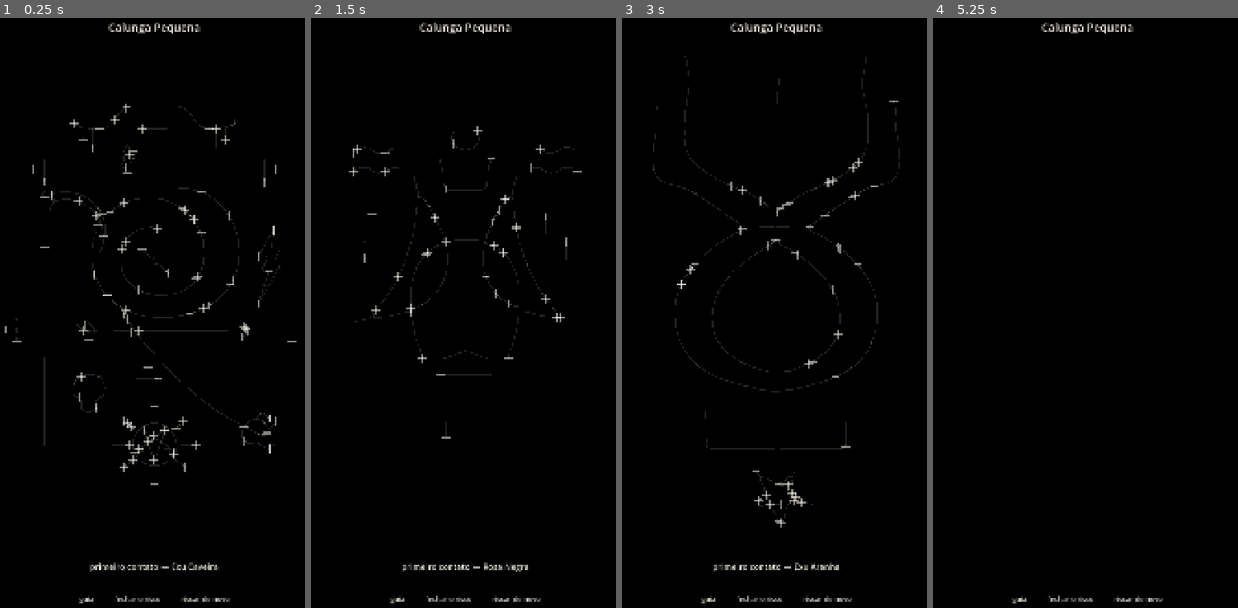
Above: before the commit, frames 1-4 (left to right).
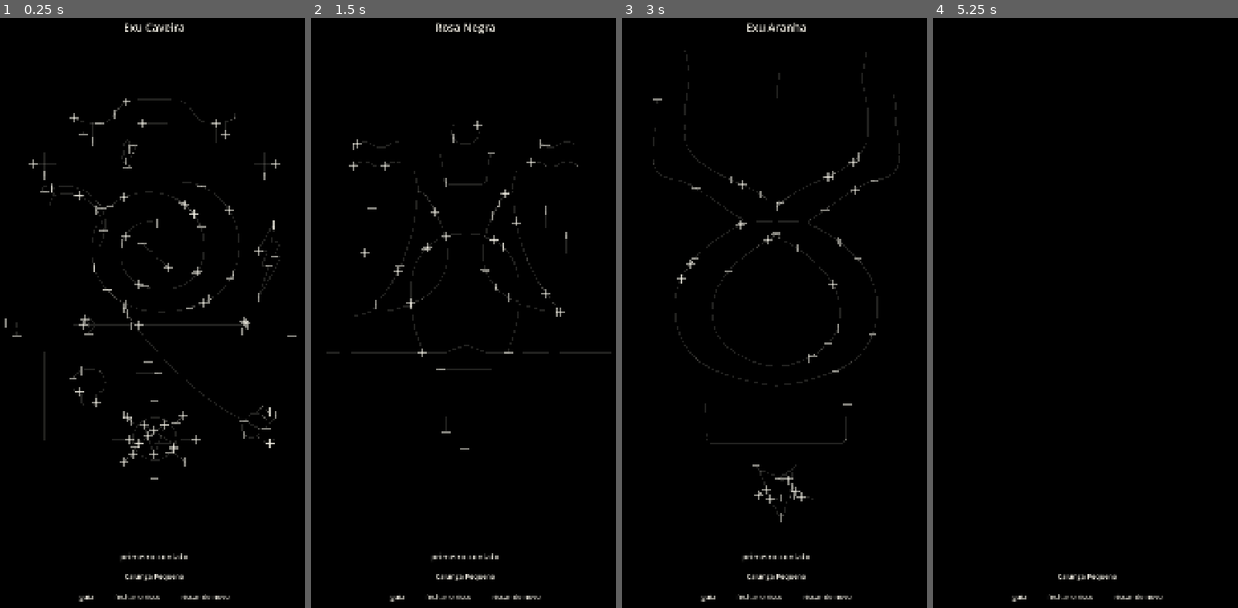
Above: after the commit, the same moments.

Repository: morphysm/BARCO
Game: Godot game, scene res://scenes/risco.tscn
Same seed, same stepped clock (60 frames per second), same inputs: the game is played once before the commit and once after it.
Inputs:
- Up to frame 1 (0.25 s): no input
- Up to frame 2 (1.5 s): click "riscar de novo" at 0.5 s; click "guia" at 1.25 s
- Up to frame 3 (3 s): click "fechar o risco" at 2 s; click "guia" at 2.75 s
- Up to frame 4 (5.25 s): click "fechar o risco" at 3.5 s; click "riscar de novo" at 4.25 s; click "guia" at 5 s

The runs differ from the first frame. In frame 1, 5.4% of the frame differs, in the area x 1-98%, y 0-100%; in frame 2, 3.6%; in frame 3, 4.2%; in frame 4, 0.7%.

Commit message:
Troca: o nome da entidade em cima, o reino em baixo
O alto so nomeia quem o risco nomeou. Enquanto nao ha veredito fica
vazio, e num risco `face_indefinida` ou `abandonado` continua vazio — o
app nao revela quem atendeu (SPEC.md §5.3).

Co-Authored-By: Claude Opus 5 <noreply@anthropic.com>
Claude-Session: https://claude.ai/code/session_01SC7sH4GDne2bVDKqb8trML

Diff:
--- a/client/scripts/ui/risco_screen.gd
+++ b/client/scripts/ui/risco_screen.gd
@@ -11,7 +11,7 @@
 ## Faixas reservadas a pagina impressa: o nome em cima, os rotulos em
 ## baixo. O `ponto` nunca entra nelas.
 const FAIXA_TOPO := 96.0
-const FAIXA_BASE := 210.0
+const FAIXA_BASE := 246.0
 const COR_MARCA := Color(0.937, 0.925, 0.882, 0.55)
 const COR_GUIA := Color(0.937, 0.925, 0.882, 0.14)
 const COR_TINTA := Color(0.937, 0.925, 0.882)
@@ -24,6 +24,7 @@
 var _tracos_no: Node2D
 var _rotulo: Label
 var _titulo: Label
+var _lugar: Label
 var _botao_fechar: Button
 var _botao_refazer: Button
 var _botao_guia: Button
@@ -73,7 +74,10 @@
 	var folha := CanvasLayer.new()
 	add_child(folha)
 
-	_titulo = _texto(irmandade.nome, 34)
+	# Em cima, sempre o nome da entidade. Em baixo, o lugar que ela
+	# responde. Enquanto nao se sabe quem atendeu, o alto fica vazio: nao
+	# se anuncia uma entidade antes de o risco a nomear.
+	_titulo = _texto("", 34)
 	_titulo.set_anchors_preset(Control.PRESET_TOP_WIDE)
 	_titulo.offset_top = 48
 	_titulo.horizontal_alignment = HORIZONTAL_ALIGNMENT_CENTER
@@ -81,15 +85,22 @@
 
 	_rotulo = _texto("", 26)
 	_rotulo.set_anchors_preset(Control.PRESET_BOTTOM_WIDE)
-	_rotulo.offset_top = -190
-	_rotulo.offset_bottom = -120
+	_rotulo.offset_top = -222
+	_rotulo.offset_bottom = -164
 	_rotulo.horizontal_alignment = HORIZONTAL_ALIGNMENT_CENTER
 	folha.add_child(_rotulo)
 
+	_lugar = _texto(irmandade.nome, 22)
+	_lugar.set_anchors_preset(Control.PRESET_BOTTOM_WIDE)
+	_lugar.offset_top = -158
+	_lugar.offset_bottom = -122
+	_lugar.horizontal_alignment = HORIZONTAL_ALIGNMENT_CENTER
+	folha.add_child(_lugar)
+
 	var barra := HBoxContainer.new()
 	barra.set_anchors_preset(Control.PRESET_BOTTOM_WIDE)
-	barra.offset_top = -104
-	barra.offset_bottom = -40
+	barra.offset_top = -110
+	barra.offset_bottom = -46
 	barra.offset_left = 40
 	barra.offset_right = -40
 	barra.add_theme_constant_override("separation", 20)
@@ -183,16 +194,18 @@
 ## Quando o risco nao nomeia ninguem, o app nao explica por que — e nao
 ## anuncia a `hora_asmodeica` de forma alguma (SPEC.md §5.3, §6.2).
 func _ler(r: RiscoResultado) -> String:
-	var linhas := ["firmeza %d" % r.firmeza]
-	if not r.indefinida and r.entidade_slug != "":
-		var e := irmandade.entidade_por_slug(r.entidade_slug)
-		if e != null:
-			linhas.append(e.nome)
-	return "\n".join(linhas)
+	# Quem atendeu vai para o alto, nao para aqui. Quando ninguem atendeu,
+	# o alto fica vazio — o app nao revela nada (SPEC.md §5.3).
+	var e: Entidade = null
+	if not r.indefinida and not r.abandonado and r.entidade_slug != "":
+		e = irmandade.entidade_por_slug(r.entidade_slug)
+	_titulo.text = e.nome if e != null else ""
+	return "firmeza %d" % r.firmeza
 
 
 func _limpar() -> void:
 	_fechado = false
+	_titulo.text = ""
 	_tracos.clear()
 	_traco_atual = PackedVector2Array()
 	_linha_atual = null
@@ -229,7 +242,8 @@
 
 func _atualizar_rotulo_guia() -> void:
 	var e := _assinatura_guiada()
-	_rotulo.text = "primeiro contato — %s" % e.nome if e != null else ""
+	_titulo.text = e.nome if e != null else ""
+	_rotulo.text = "primeiro contato" if e != null else ""
 
 
 # --- desenho -----------------------------------------------------------
